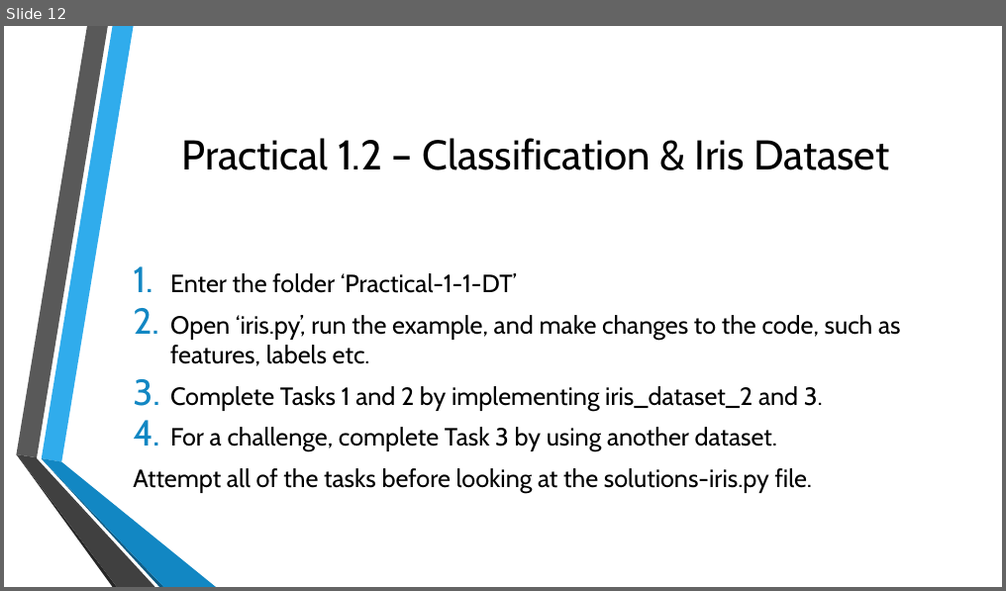
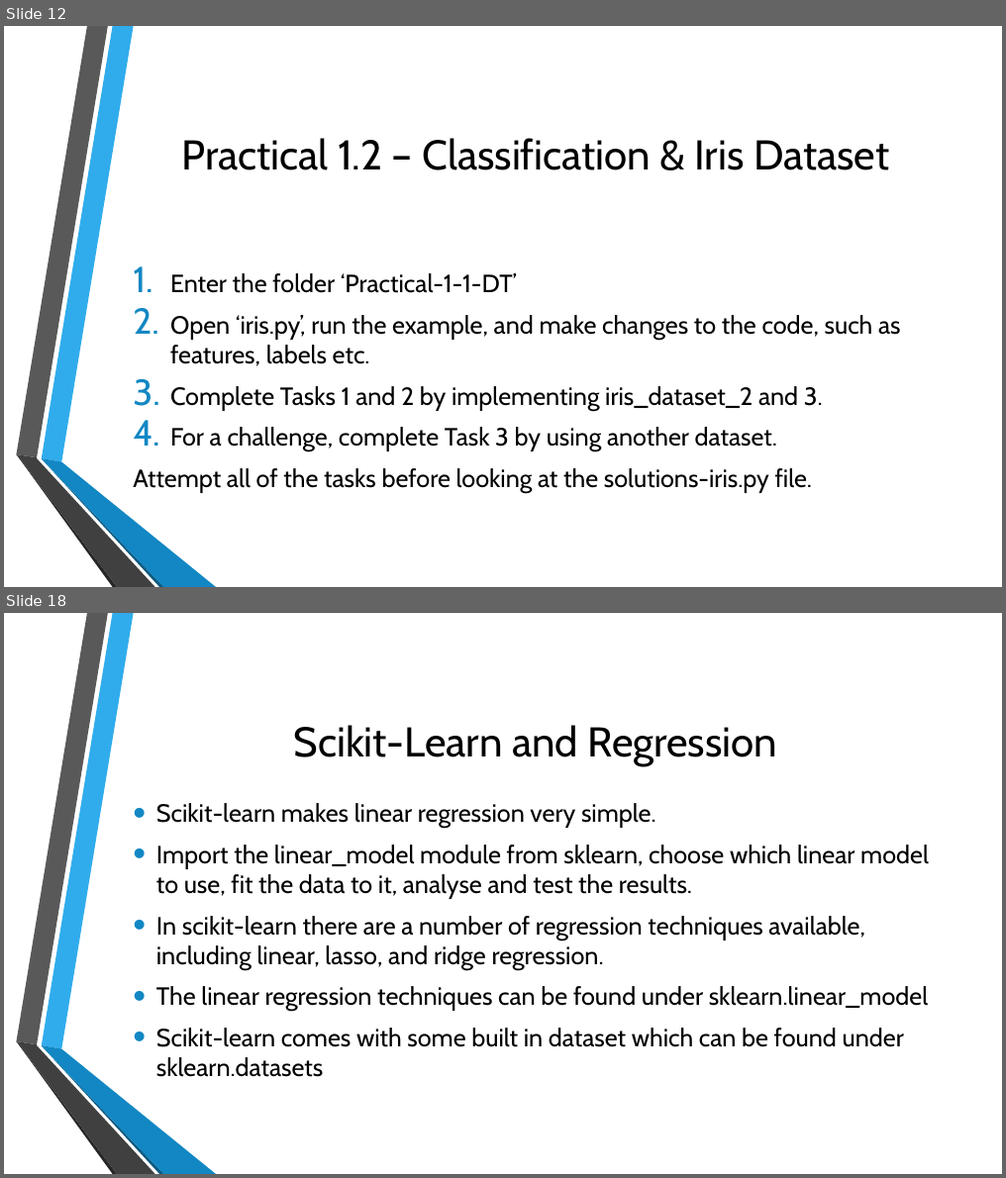
Before and after one commit to samuelsenior/ML_Intro, a slide deck: ML_Tools.pptx. Shown one above the other, each under a label of ours: slide 12 before the commit, slides 12 and 18 after it; the slides between them are not shown. The pictures are 1006x591 and 1006x1178 pixels, drawn with LibreOffice and Linux fonts; fonts in the diff are those of the drawing; background and template pictures are left out. Boxes give left, top, right and bottom in pixels: in the first picture for what was removed or moved away, otherwise in the second. Text is boxed around its words. In the diff, an @@ line names an element or a change of style, - is before the commit and + after.

```diff
--- a/ML_Tools.pptx
+++ b/ML_Tools.pptx
@@ slide 18 added at [4, 613, 1002, 1174], background picture (left out); not listed: 6 template elements that a slide beside it also shows @@
@@ title added at [294, 725, 777, 766], 40 pt, text #000000 @@
+Scikit-Learn and Regression
@@ text added at [156, 803, 929, 1077], 24 pt, text #000000 @@
+• Scikit-learn makes linear regression very simple.
+• Import the linear_model module from sklearn, choose which linear model to use, fit the data to it, analyse and test the results.
+• In scikit-learn there are a number of regression techniques available, including linear, lasso, and ridge regression.
+• The linear regression techniques can be found under sklearn.linear_model
+• Scikit-learn comes with some built in dataset which can be found under sklearn.datasets
```
Also in this commit, not shown: 8 slides changed, 19 other slides added.
